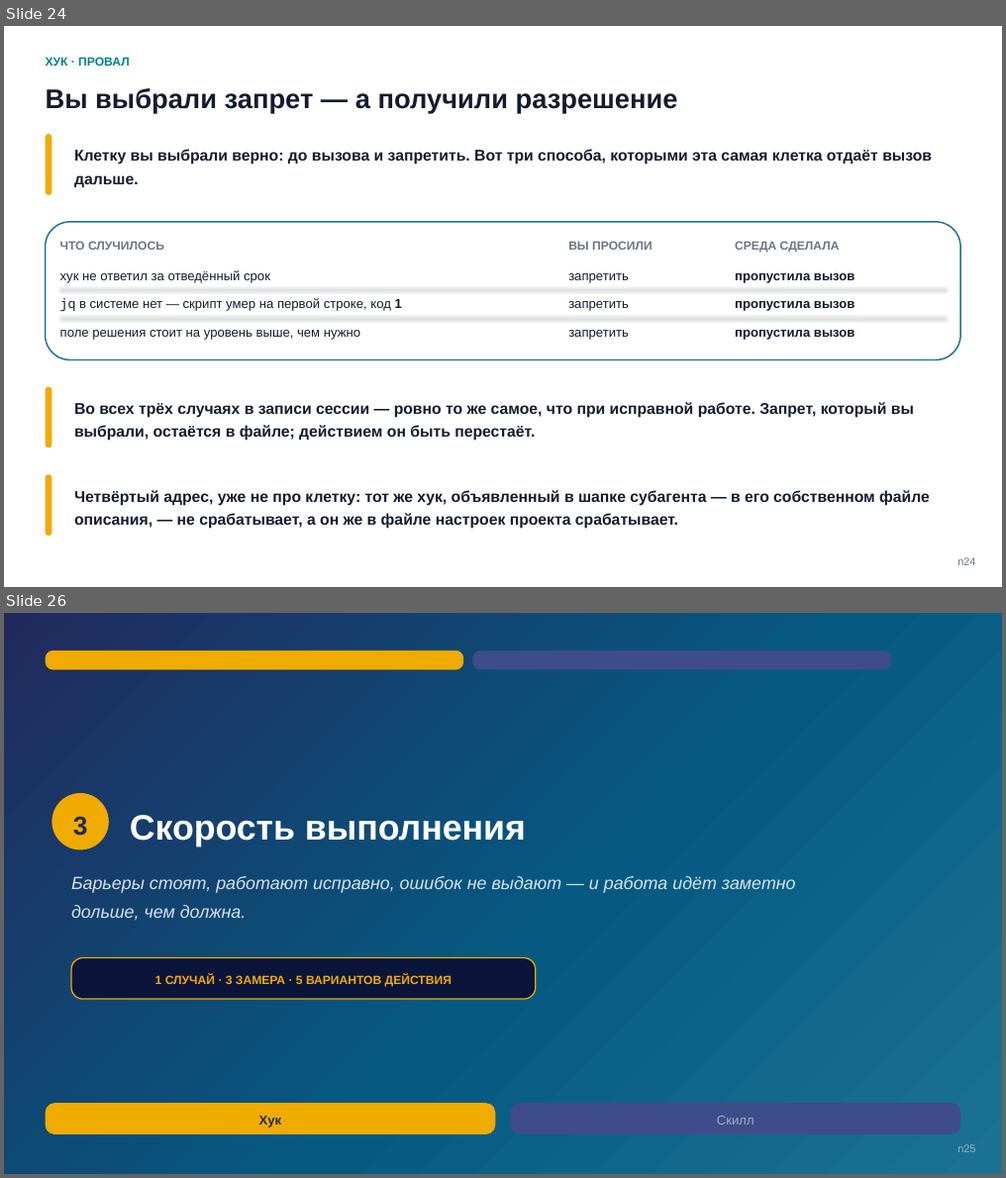
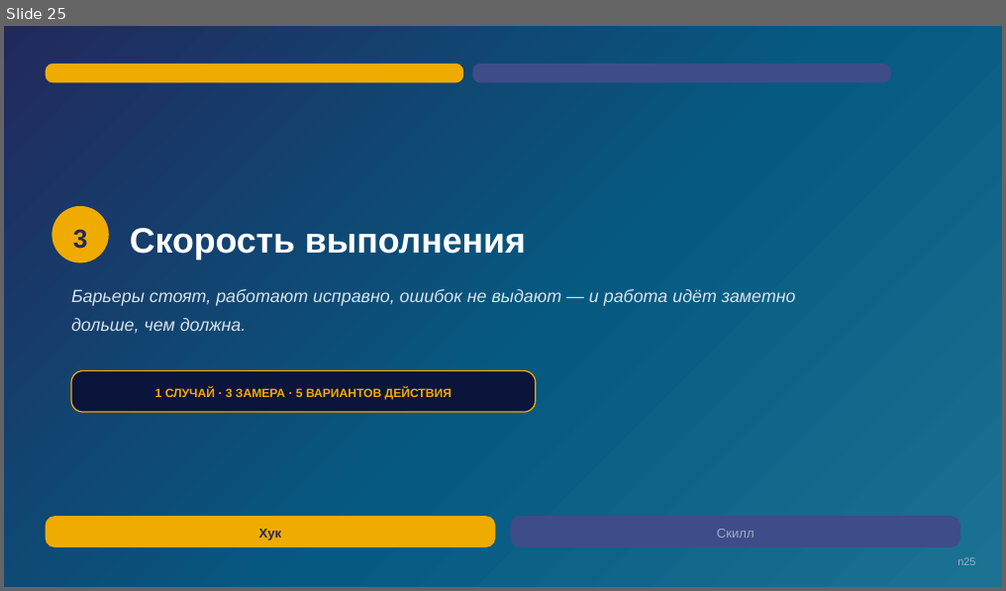
Before and after one commit to tellina-study/AI-usage-lessons, a slide deck: library/seminars/sem-05/rendered/sem-05.pptx. Shown one above the other, each under a label of ours: slides 24 and 26 before the commit, slide 25 after it; the slides between them are not shown. The pictures are 1006x1178 and 1006x591 pixels, drawn with LibreOffice and Linux fonts; fonts in the diff are those of the drawing. Boxes give left, top, right and bottom in pixels: in the first picture for what was removed or moved away, otherwise in the second. Text is boxed around its words. In the diff, an @@ line names an element or a change of style, - is before the commit and + after.

```diff
--- a/library/seminars/sem-05/rendered/sem-05.pptx
+++ b/library/seminars/sem-05/rendered/sem-05.pptx
@@ slide 24 removed at <box>4,26,1002,587</box>, background #FFFFFF @@
@@ text removed at <box>46,57,129,66</box> @@
-ХУК · ПРОВАЛ
@@ text removed at <box>46,88,678,113</box> @@
-Вы выбрали запрет — а получили разрешение
@@ rounded rectangle removed at <box>46,134,52,195</box> @@
@@ text removed at <box>74,149,932,187</box> @@
-Клетку вы выбрали верно: до вызова и запретить. Вот три способа, которыми эта самая клетка отдаёт вызов дальше.
@@ rounded rectangle removed at <box>46,222,960,361</box> @@
@@ text removed at <box>60,241,164,250</box> @@
-ЧТО СЛУЧИЛОСЬ
@@ text removed at <box>568,241,652,250</box> @@
-ВЫ ПРОСИЛИ
@@ text removed at <box>735,241,840,253</box> @@
-СРЕДА СДЕЛАЛА
@@ text removed at <box>60,271,270,283</box> @@
-хук не ответил за отведённый срок
@@ line removed from (60, 288) to (945, 288) @@
@@ text removed at <box>568,274,629,283</box> @@
-запретить
@@ text removed at <box>735,274,855,283</box> @@
-пропустила вызов
@@ text removed at <box>60,298,402,312</box> @@
-jq в системе нет — скрипт умер на первой строке, код 1
@@ line removed from (60, 316) to (945, 316) @@
@@ text removed at <box>568,301,629,311</box> @@
-запретить
@@ text removed at <box>735,301,855,311</box> @@
-пропустила вызов
@@ text removed at <box>60,330,360,340</box> @@
-поле решения стоит на уровень выше, чем нужно
@@ text removed at <box>568,330,629,340</box> @@
-запретить
@@ text removed at <box>735,330,855,340</box> @@
-пропустила вызов
@@ rounded rectangle removed at <box>46,386,52,448</box> @@
@@ text removed at <box>74,402,914,441</box> @@
-Во всех трёх случаях в записи сессии — ровно то же самое, что при исправной работе. Запрет, который вы выбрали, остаётся в файле; действием он быть перестаёт.
@@ rounded rectangle removed at <box>46,475,52,537</box> @@
@@ text removed at <box>74,490,930,529</box> @@
-Четвёртый адрес, уже не про клетку: тот же хук, объявленный в шапке субагента — в его собственном файле описания, — не срабатывает, а он же в файле настроек проекта срабатывает.
@@ text removed at <box>957,558,975,566</box> @@
-n24
@@ what was slide 26 is now slide 25 @@
```
Also in this commit, not shown: 1 slide changed, 8 slides added, 8 other slides removed, 19 other files.
